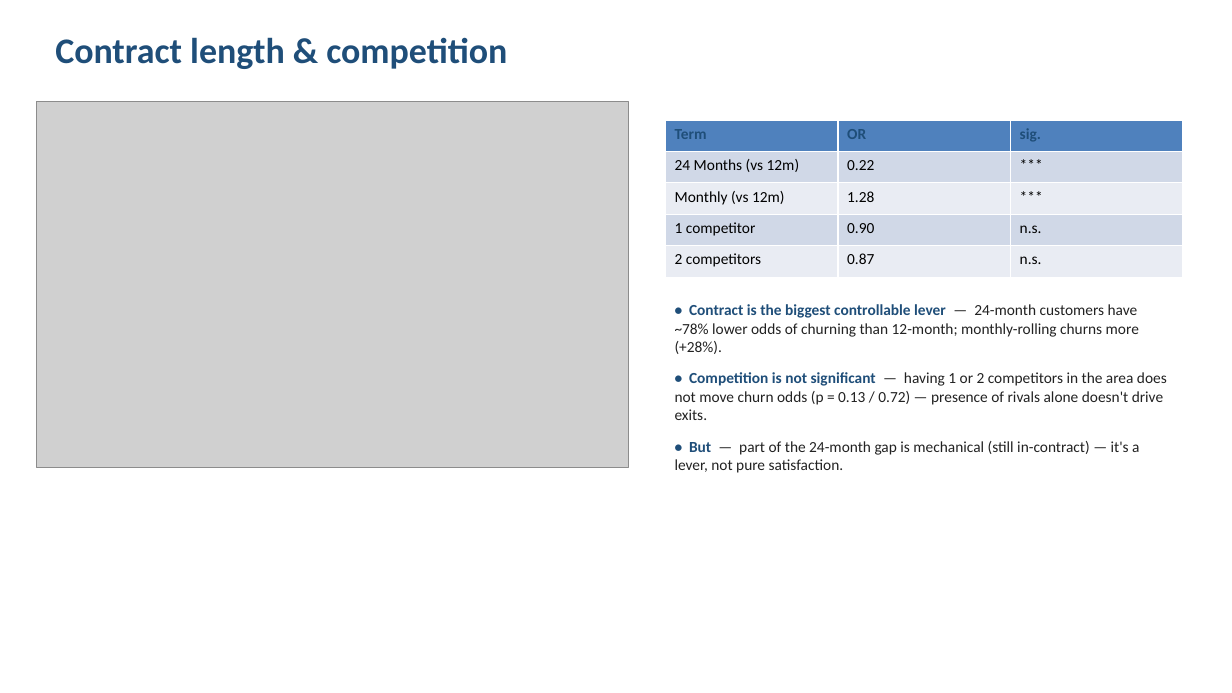
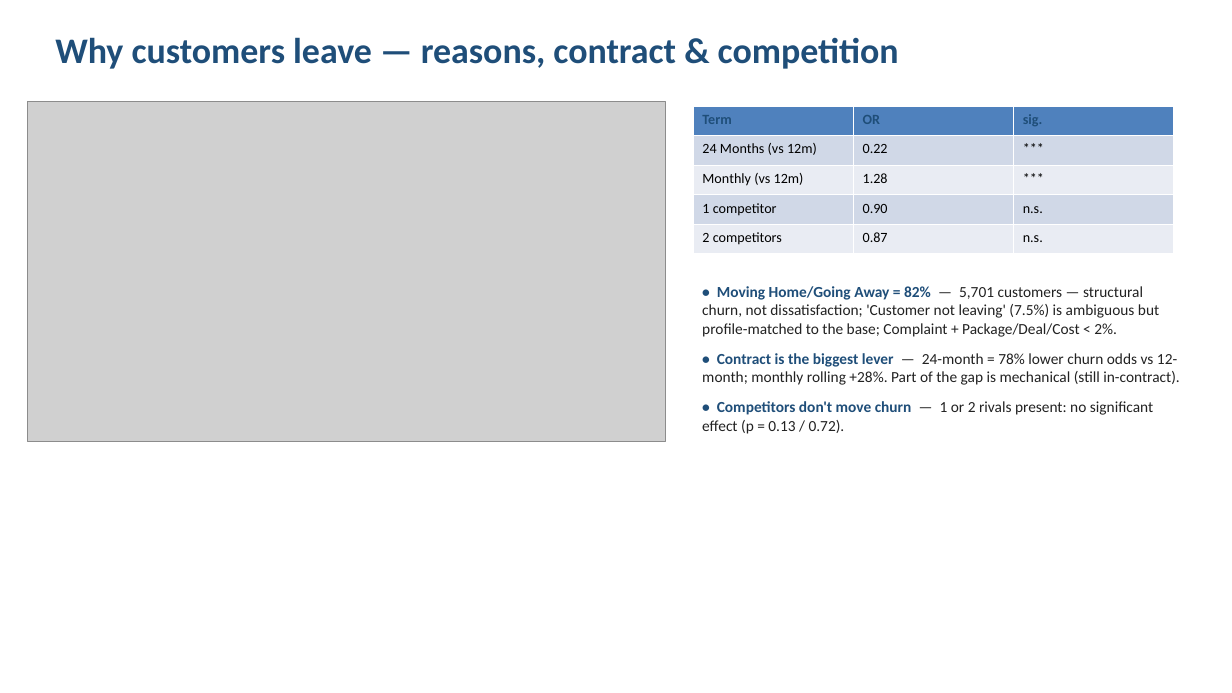
Before and after one commit to vasilijasuljagic-lab/churn_analysis, a slide deck: slide 3 of presentation/Churn_Analysis_Final.pptx (slide 6 before the commit). Drawn at 1232x693 pixels with LibreOffice and Linux fonts; fonts in the diff are those of the drawing; grey boxes stand for pictures. Boxes give left, top, right and bottom in pixels: in the first picture for what was removed or moved away, otherwise in the second. Text is boxed around its words. In the diff, an @@ line names an element or a change of style, - is before the commit and + after.

```diff
--- a/presentation/Churn_Analysis_Final.pptx
+++ b/presentation/Churn_Analysis_Final.pptx
@@ text at (55, 37, 899, 69): text changed @@
-Contract length & competition
+Why customers leave — reasons, contract & competition
@@ picture: place and size @@
-picture at (37, 102, 628, 468)
+picture at (28, 102, 665, 442)
@@ table at (693, 106, 1173, 254) @@
@@ size 12 to 11 pt @@
@@ table: place and size @@
-table at (665, 120, 1184, 277)
+table at (693, 106, 1173, 254)
@@ text at (702, 286, 1179, 434): text changed @@
-• Contract is the biggest controllable lever — 24-month customers have ~78% lower odds of churning than 12-month; monthly-rolling churns more (+28%).
-• Competition is not significant — having 1 or 2 competitors in the area does not move churn odds (p = 0.13 / 0.72) — presence of rivals alone doesn't drive exits.
-• But — part of the 24-month gap is mechanical (still in-contract) — it's a lever, not pure satisfaction.
+• Moving Home/Going Away = 82% — 5,701 customers — structural churn, not dissatisfaction; 'Customer not leaving' (7.5%) is ambiguous but profile-matched to the base; Complaint + Package/Deal/Cost < 2%.
+• Contract is the biggest lever — 24-month = 78% lower churn odds vs 12-month; monthly rolling +28%. Part of the gap is mechanical (still in-contract).
+• Competitors don't move churn — 1 or 2 rivals present: no significant effect (p = 0.13 / 0.72).
```
Also in this commit, not shown: 3 other slides changed, 1 slide added, 7 slides removed, 1 other file.
